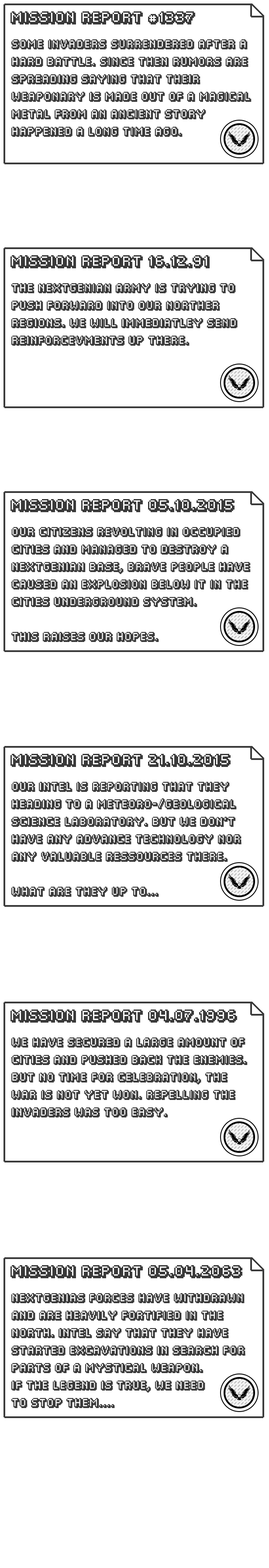
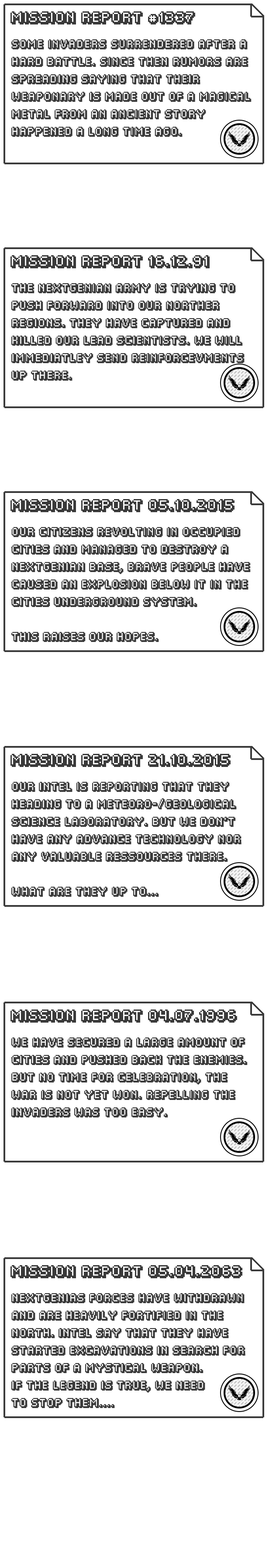
Comparing the layer stacks of the two w=269, h=1568 images. Changes:
painted on "The NextgeniaN Army iS trying to push forward into our norther" over [11, 318, 245, 381]
